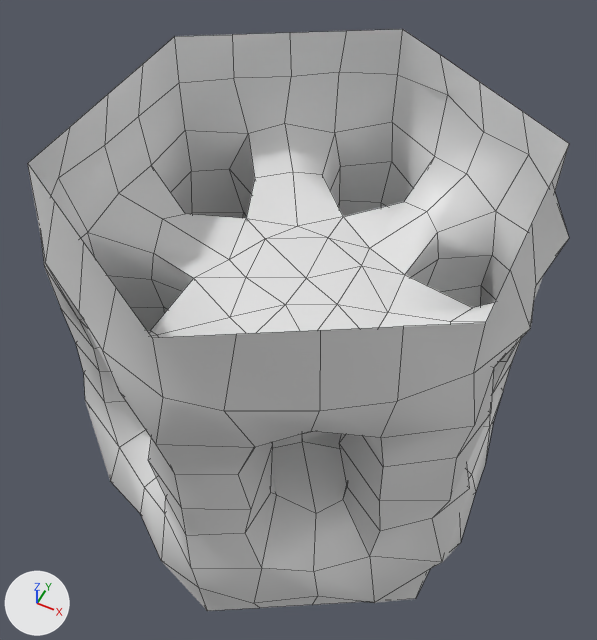
Two versions of the FBX model Assets/Land/Hall.fbx, one commit apart.
Rendered twice from a 50 mm camera at (1.1, -2.24, 2.87) aimed at (-0.03, 0.03, 0.04). Lighting does not change. The marker at lower left points along +X, +Y and +Z. Mesh edges are drawn as thin lines. Where no turn or scale is listed for an object, it has been applied to the vertices.

Objects in the first picture: 'Inner 6', 'Outer 6', 'Surface'.
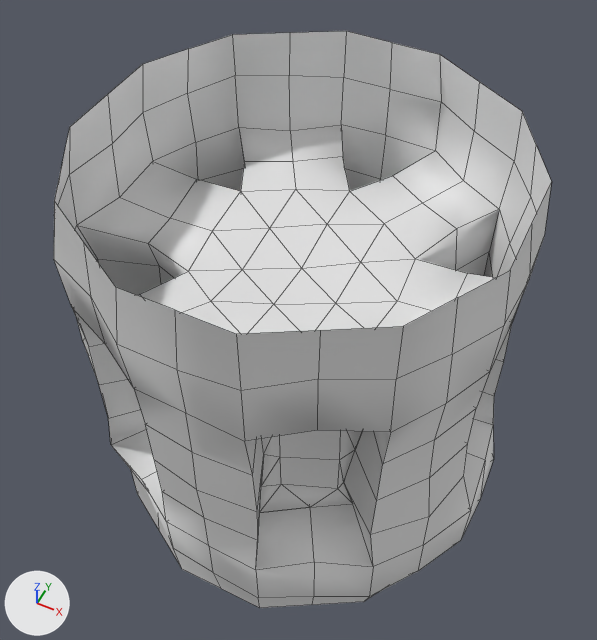
The change, as a list of edits to the scene's bpy script:
```text
Change me_cylinder_001:
    used by ob_surface; location = (0.0, 0.0, 0.0)
    remove me_cylinder_001.from_pydata(...)  # 326 vertices, 336 faces; spans x -0.98..0.98, y -1.06..1.05, z -1.0..1.0
    add me_cylinder_001.from_pydata(...)  # 326 vertices, 336 faces; spans x -0.96..0.98, y -0.92..0.95, z -1.0..1.0
    me_cylinder_001 part 4: 289 of 326 vertices moved; they spanned x -0.98..0.98, y -1.06..1.05, z -1.0..1.0 and now span x -0.96..0.98, y -0.92..0.95, z -1.0..1.0; mean shift (0.0, 0.0, 0.0); largest move (-0.68, -0.13, -0.33) -> (-0.65, -0.24, -0.49)
Change me_cylinder_009:
    used by ob_outer_6; location = (0.0, 0.0, 0.0)
    remove me_cylinder_009.from_pydata(...)  # 15 vertices, 8 faces; spans x -0.015..0.411, y -0.447..-0.198, z -0.392..0.385
    add me_cylinder_009.from_pydata(...)  # 20 vertices, 23 faces; spans x 0.128..0.517, y -0.676..-0.416, z -0.477..0.472
    me_cylinder_009 part 2: the whole mesh is rebuilt
    me_cylinder_009 part 3: the surface is now shaded smooth
Change me_cylinder_008:
    used by ob_inner_6; location = (0.0, 0.0, 0.0)
    remove me_cylinder_008.from_pydata(...)  # 15 vertices, 8 faces; spans x -0.015..0.411, y -0.447..-0.198, z -0.392..0.385
    add me_cylinder_008.from_pydata(...)  # 20 vertices, 23 faces; spans x 0.0..0.419, y -0.498..-0.227, z -0.492..0.472
    me_cylinder_008 part 1: the whole mesh is rebuilt
```

Location of each change, [x1, y1, x2, y2] in pixels of the pictures (597 x 640 px):
'Surface', reshaped (8% narrower)
    before: [28, 29, 569, 611]
    after: [54, 31, 552, 608]
'Outer 6', reshaped
    before: [273, 431, 325, 448]
    after: [260, 430, 362, 513]
'Inner 6', reshaped (not visible afterwards)
    before: [303, 433, 342, 449]
part 2 of me_cylinder_009, built on
    before: [273, 431, 325, 448]
    after: [260, 430, 362, 513]
